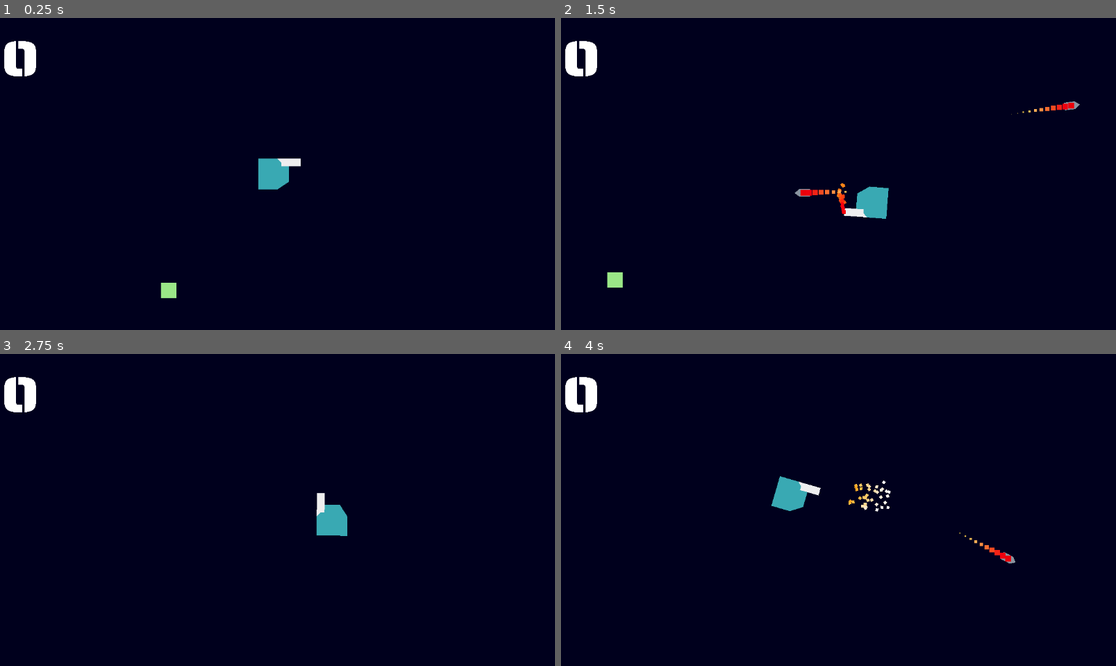
Above: before the commit, frames 1-4 (two rows, left to right).
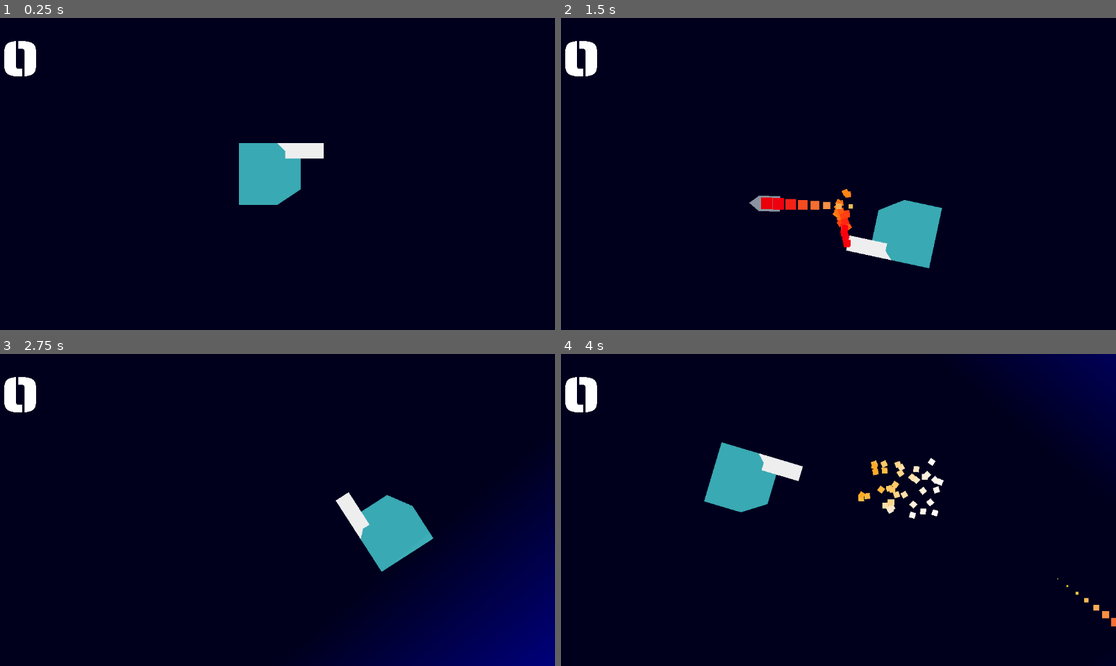
Above: after the commit, the same moments.

Repository: FredzyPythoner/L30HP
Game: Godot game, scene res://Scenes/Main.tscn
Two runs of this game, one before a commit and one after it. Both use one fixed random seed, a clock stepped at 60 frames per second and the inputs below.
Inputs (mouse positions are in pixels of both pictures, inside the frame that each line leads up to):
- Up to frame 1 (0.25 s): no input
- Up to frame 2 (1.5 s): tap Enter at 0.5 s; move the mouse to (960, 158) at 0.52 s; hold D (move_right) 0.53-1.28 s; tap Space (fire) at 0.6, 1.35 s; move the mouse to (727, 189) at 1.27 s; hold S (move_down) from 1.28 s (still down)
- Up to frame 3 (2.75 s): move the mouse to (333, 441) at 2.02 s; release S (move_down) at 2.03 s; hold D (move_right) from 2.03 s (still down); tap Space (fire) at 2.1 s
- Up to frame 4 (4 s): move the mouse to (810, 572) at 2.77 s; release D (move_right) at 2.78 s; hold W (move_up) 2.78-3.53 s; tap Space (fire) at 2.85, 3.6 s; move the mouse to (1005, 556) at 3.52 s; hold A (move_left) from 3.53 s (still down)

The runs differ from the first frame. In frame 1, 2.0% of the frame differs, in the area x 28-59%, y 40-90%; in frame 2, 4.0%; in frame 3, 13%, in the area x 56-100%, y 44-100%; in frame 4, 6.7%.
Error before the commit: Attempt to call function 'play' in base 'null instance' on a null instance. (res://Scenes/player.gd:56)

Commit message:
Details

Diff:
--- a/Scenes/Main.tscn
+++ b/Scenes/Main.tscn
@@ -6,27 +6,22 @@
 [ext_resource type="PackedScene" uid="uid://c3o1menu3bti2" path="res://portal_b.tscn" id="4_55uln"]
 [ext_resource type="PackedScene" uid="uid://cpdlhkkpp5qla" path="res://Scenes/enemy.tscn" id="5_op2xl"]
 [ext_resource type="Script" path="res://Scenes/enemy_spawn.gd" id="6_l84uy"]
+[ext_resource type="Texture2D" uid="uid://buqhaeq5jnq6q" path="res://radial-gradient.png" id="7_3n8l8"]
+[ext_resource type="AudioStream" uid="uid://bsxonxmg1v48k" path="res://Assets/Sounds/spil musik 2.mp3" id="8_dwb72"]
+[ext_resource type="AudioStream" uid="uid://0iungyeh0go7" path="res://Assets/Sounds/laserShoot.wav" id="9_i4070"]
 
 [sub_resource type="Environment" id="Environment_qdq0q"]
 background_mode = 3
 tonemap_mode = 3
 glow_enabled = true
-glow_levels/1 = 1.0
-glow_levels/2 = 1.0
 glow_levels/4 = 1.0
-glow_levels/6 = 1.0
-glow_levels/7 = 1.0
-glow_intensity = 5.0
+glow_intensity = 0.3
+glow_strength = 1.3
 glow_blend_mode = 0
 
 [node name="Main" type="Node2D"]
 
 [node name="ColorRect" type="ColorRect" parent="."]
-offset_right = 1176.0
-offset_bottom = 664.0
-color = Color(0.0588235, 0.0196078, 0.176471, 1)
-
-[node name="ColorRect2" type="ColorRect" parent="."]
 offset_right = 1176.0
 offset_bottom = 664.0
 color = Color(0.0588235, 0.0196078, 0.176471, 1)
@@ -40,10 +35,12 @@
 
 [node name="PortalB" parent="." instance=ExtResource("4_55uln")]
 position = Vector2(1048, 88)
+scale = Vector2(1, 1)
 target_portal = NodePath("../PortalA")
 
 [node name="Enemy" parent="." instance=ExtResource("5_op2xl")]
-position = Vector2(431, 409)
+modulate = Color(1.5, 1.5, 1.5, 1)
+position = Vector2(-616, 1448)
 
 [node name="EnemySpawn" type="Node2D" parent="." node_paths=PackedStringArray("player")]
 position = Vector2(544, 288)
@@ -54,3 +51,39 @@
 environment = SubResource("Environment_qdq0q")
 
 [node name="Killcount" parent="." instance=ExtResource("1_j3jhu")]
+
+[node name="PointLight2D" type="PointLight2D" parent="."]
+position = Vector2(8.00003, 7.99994)
+rotation = 0.872665
+scale = Vector2(1.0625, 242.31)
+energy = 5.0
+texture = ExtResource("7_3n8l8")
+
+[node name="PointLight2D2" type="PointLight2D" parent="."]
+position = Vector2(1168, 664)
+rotation = 0.872665
+scale = Vector2(1.0625, 242.31)
+energy = 5.0
+texture = ExtResource("7_3n8l8")
+
+[node name="PointLight2D3" type="PointLight2D" parent="."]
+position = Vector2(1168, 7.99994)
+rotation = -0.872665
+scale = Vector2(1.0625, 242.31)
+energy = 5.0
+texture = ExtResource("7_3n8l8")
+
+[node name="PointLight2D4" type="PointLight2D" parent="."]
+position = Vector2(8.00012, 656)
+rotation = -0.872665
+scale = Vector2(1.0625, 242.31)
+energy = 5.0
+texture = ExtResource("7_3n8l8")
+
+[node name="AudioStreamPlayer2D" type="AudioStreamPlayer2D" parent="."]
+stream = ExtResource("8_dwb72")
+autoplay = true
+
+[node name="AudioShoot" type="AudioStreamPlayer2D" parent="."]
+stream = ExtResource("9_i4070")
+volume_db = -13.867
--- a/Scenes/player.tscn
+++ b/Scenes/player.tscn
@@ -16,7 +16,7 @@
 Bullet = ExtResource("2_b738u")
 
 [node name="Camera2D" type="Camera2D" parent="."]
-zoom = Vector2(2, 2)
+zoom = Vector2(4, 4)
 position_smoothing_enabled = true
 position_smoothing_speed = 3.0
 drag_left_margin = 0.05
--- a/portal_a.tscn
+++ b/portal_a.tscn
@@ -1,24 +1,23 @@
-[gd_scene load_steps=4 format=3 uid="uid://elvsf2pqwa8n"]
+[gd_scene load_steps=3 format=3 uid="uid://elvsf2pqwa8n"]
 
 [ext_resource type="Script" path="res://PortalA.gd" id="1_fp4wu"]
 
-[sub_resource type="CircleShape2D" id="CircleShape2D_glv3c"]
-radius = 65.0308
-
-[sub_resource type="SphereMesh" id="SphereMesh_lrkb8"]
+[sub_resource type="CapsuleShape2D" id="CapsuleShape2D_3npj2"]
+radius = 24.0
+height = 96.0
 
 [node name="PortalA" type="Node2D"]
+scale = Vector2(2, 2)
 script = ExtResource("1_fp4wu")
 
 [node name="Area2D" type="Area2D" parent="."]
 scale = Vector2(0.5, 0.5)
 
+[node name="Polygon2D" type="Polygon2D" parent="Area2D"]
+position = Vector2(-8, 0)
+scale = Vector2(2, 2)
+color = Color(0.12549, 0.211765, 0.443137, 1)
+polygon = PackedVector2Array(0, -24, -8, -16, -8, 16, 0, 24, 8, 24, 16, 16, 16, -16, 8, -24)
+
 [node name="CollisionShape2D" type="CollisionShape2D" parent="Area2D"]
-shape = SubResource("CircleShape2D_glv3c")
-
-[node name="Sprite2D" type="Sprite2D" parent="Area2D"]
-
-[node name="MeshInstance2D" type="MeshInstance2D" parent="Area2D"]
-position = Vector2(-0.500005, 2.24113e-05)
-scale = Vector2(123.139, 126)
-mesh = SubResource("SphereMesh_lrkb8")
+shape = SubResource("CapsuleShape2D_3npj2")
--- a/portal_b.tscn
+++ b/portal_b.tscn
@@ -7,4 +7,4 @@
 script = ExtResource("2_dgd45")
 
 [node name="Area2D" parent="." index="0"]
-scale = Vector2(0.5, 0.5)
+scale = Vector2(1, 1)
Not shown: 1 places in Scenes/Main.tscn that only renumber resources
Not shown: 1 places in Scenes/Main2.tscn that only renumber resources
Binary file added: radial-gradient.png
Not shown, added: radial-gradient.png.import
